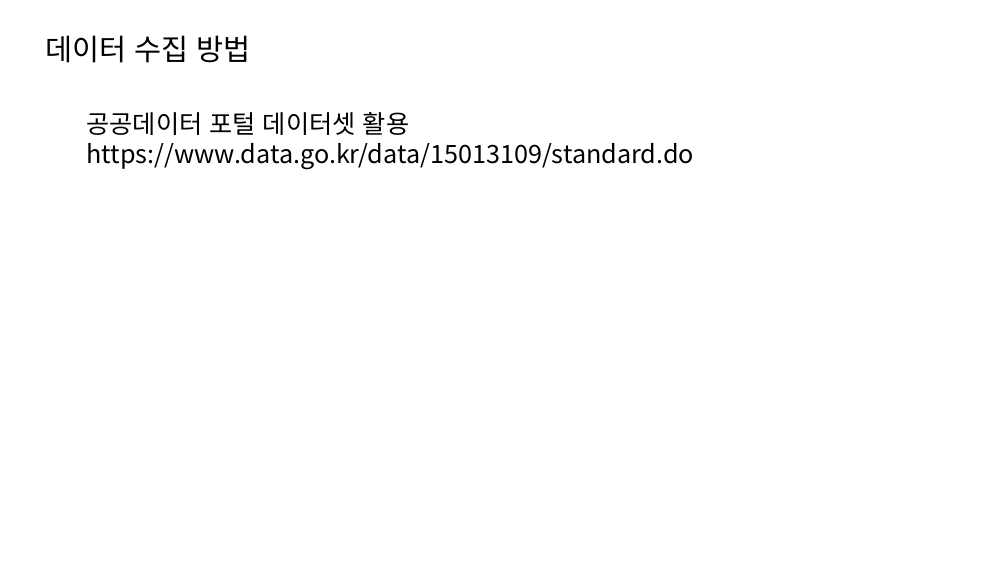
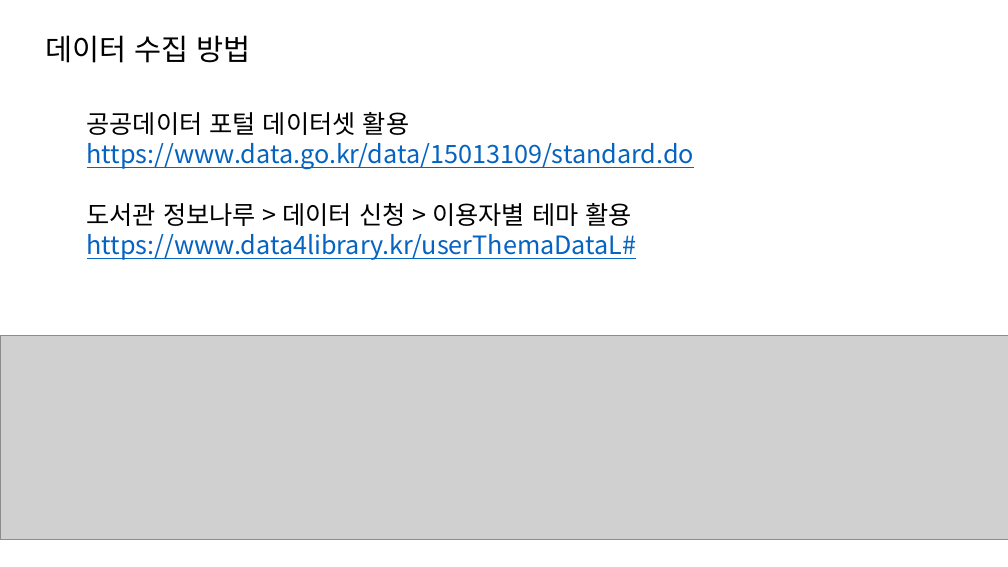
Before and after one commit to dev-hw/SeSAC-live_map, a slide deck: slide 5 of 230810.pptx. Drawn at 1008x567 pixels with LibreOffice and Linux fonts; fonts in the diff are those of the drawing; grey boxes stand for pictures. Boxes give left, top, right and bottom in pixels: in the first picture for what was removed or moved away, otherwise in the second. Text is boxed around its words. In the diff, an @@ line names an element or a change of style, - is before the commit and + after.

```diff
--- a/230810.pptx
+++ b/230810.pptx
@@ text at bbox=[87, 143, 695, 170]: text colour #000000 to #0563C1, underline on in "https://www.data.go.kr/data/15013109/standard.do" @@
@@ text at bbox=[87, 203, 637, 260]: paragraphs added @@
+도서관 정보나루 > 데이터 신청 > 이용자별 테마 활용
+https://www.data4library.kr/userThemaDataL#
@@ picture added at bbox=[0, 336, 1008, 540] @@
```
Also in this commit, not shown: 2 other slides changed, 4 slides added, 1 slide removed.
